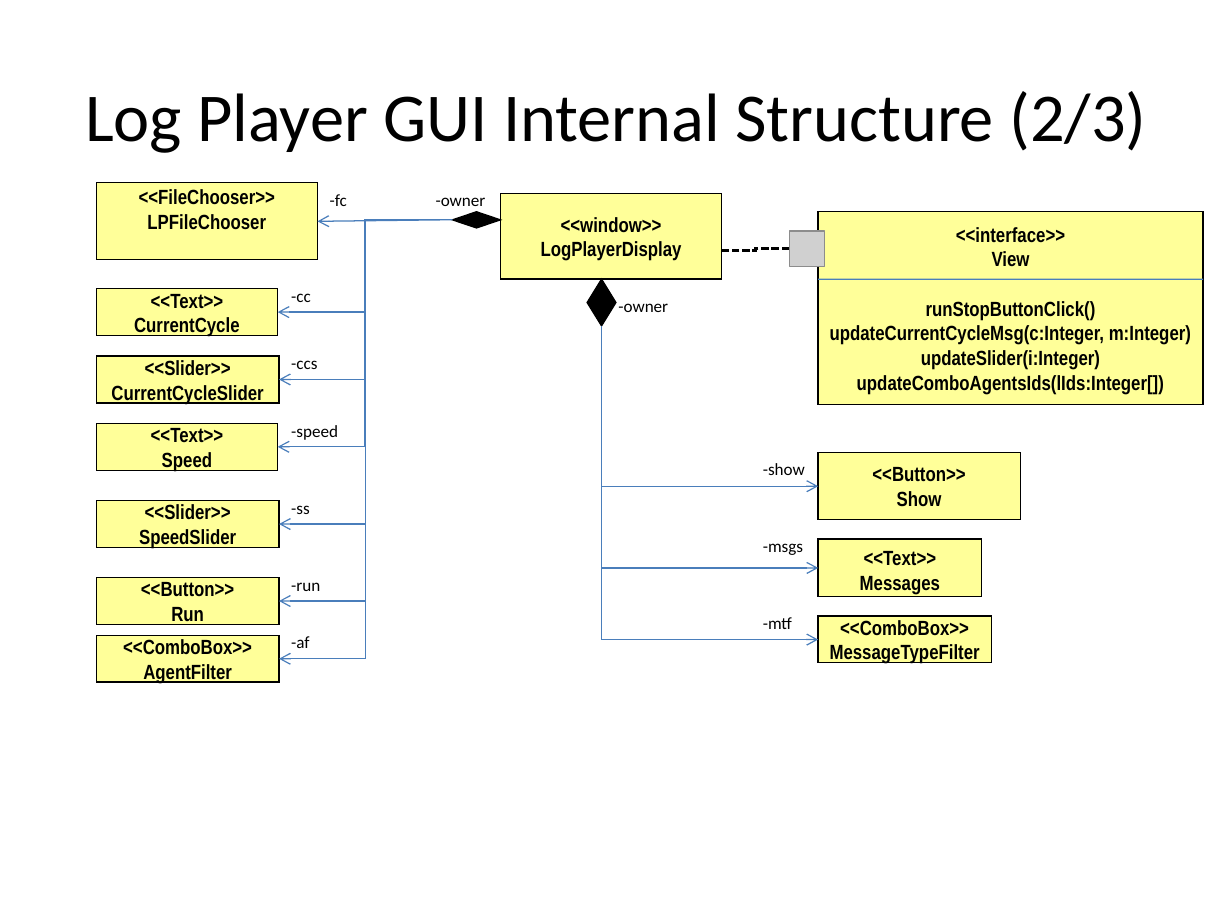
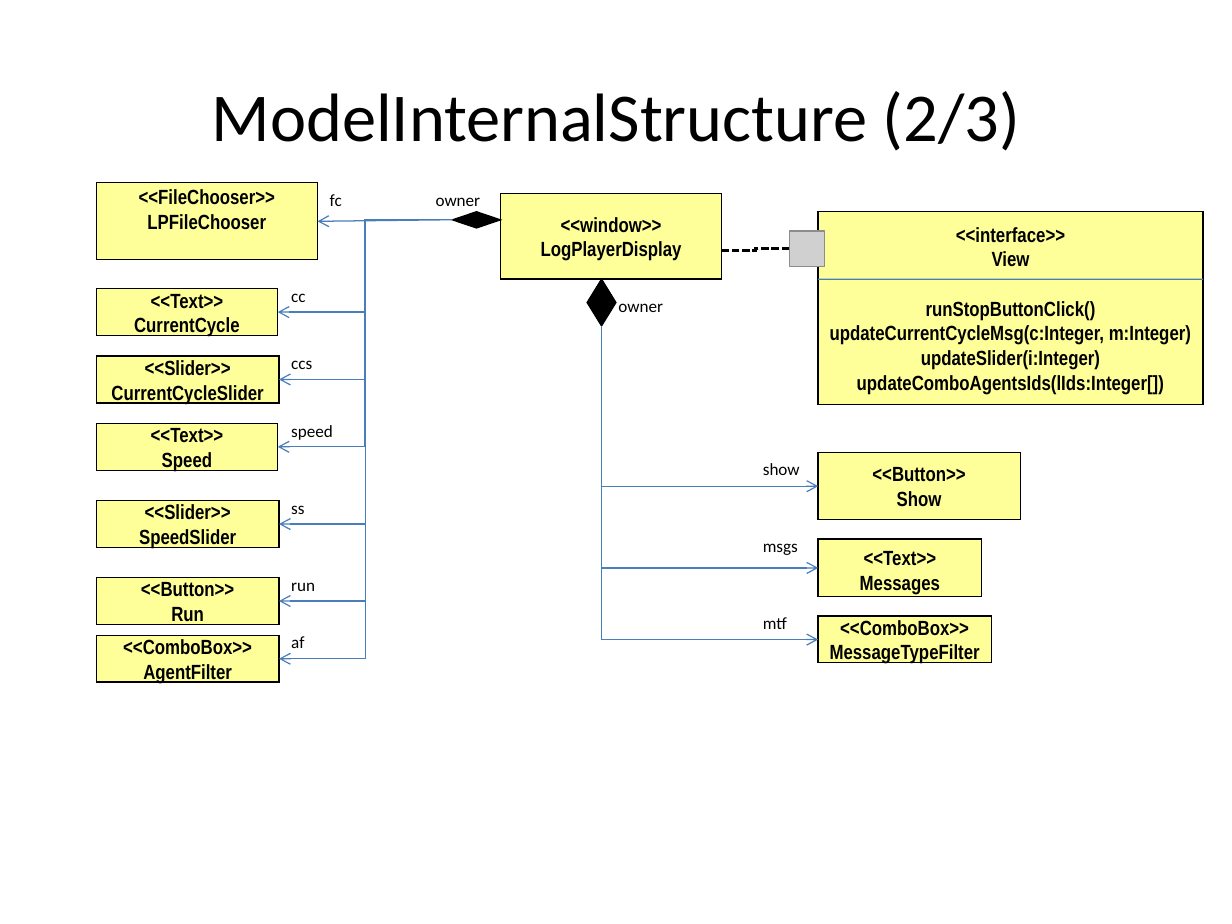
Before and after one commit to krishprince/rollerslam, a slide deck: slide 19 of docs/GUI/GUIModels.ppt. Drawn at 1232x924 pixels with LibreOffice and Linux fonts; fonts in the diff are those of the drawing; grey boxes stand for pictures. Boxes give left, top, right and bottom in pixels: in the first picture for what was removed or moved away, otherwise in the second. Text is boxed around its words. In the diff, an @@ line names an element or a change of style, - is before the commit and + after.

```diff
--- a/docs/GUI/GUIModels.ppt
+++ b/docs/GUI/GUIModels.ppt
@@ title at [212,91,1020,151]: text changed @@
-Log Player GUI Internal Structure (2/3)
+ModelInternalStructure (2/3)
@@ text at [330,194,342,206]: text changed @@
--fc
+fc
@@ text at [436,197,480,206]: text changed @@
--owner
+owner
@@ text at [291,293,305,302]: text changed @@
--cc
+cc
@@ text at [618,303,662,312]: text changed @@
--owner
+owner
@@ text at [291,360,312,369]: text changed @@
--ccs
+ccs
@@ text at [291,425,333,440]: text changed @@
--speed
+speed
@@ text at [763,463,800,475]: text changed @@
--show
+show
@@ text at [291,505,304,514]: text changed @@
--ss
+ss
@@ text at [763,543,798,555]: text changed @@
--msgs
+msgs
@@ text at [291,582,315,591]: text changed @@
--run
+run
@@ text at [763,617,787,629]: text changed @@
--mtf
+mtf
@@ text at [291,636,304,648]: text changed @@
--af
+af
```
Also in this commit, not shown: 18 other slides changed, 22 slides added.
